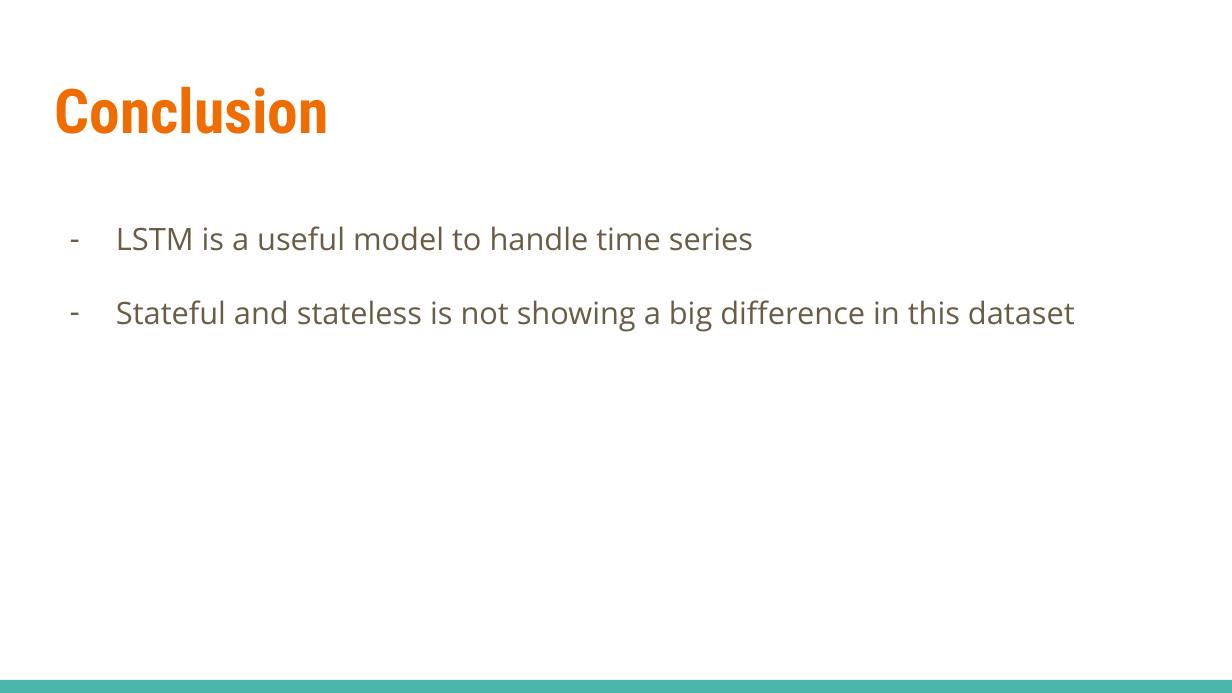
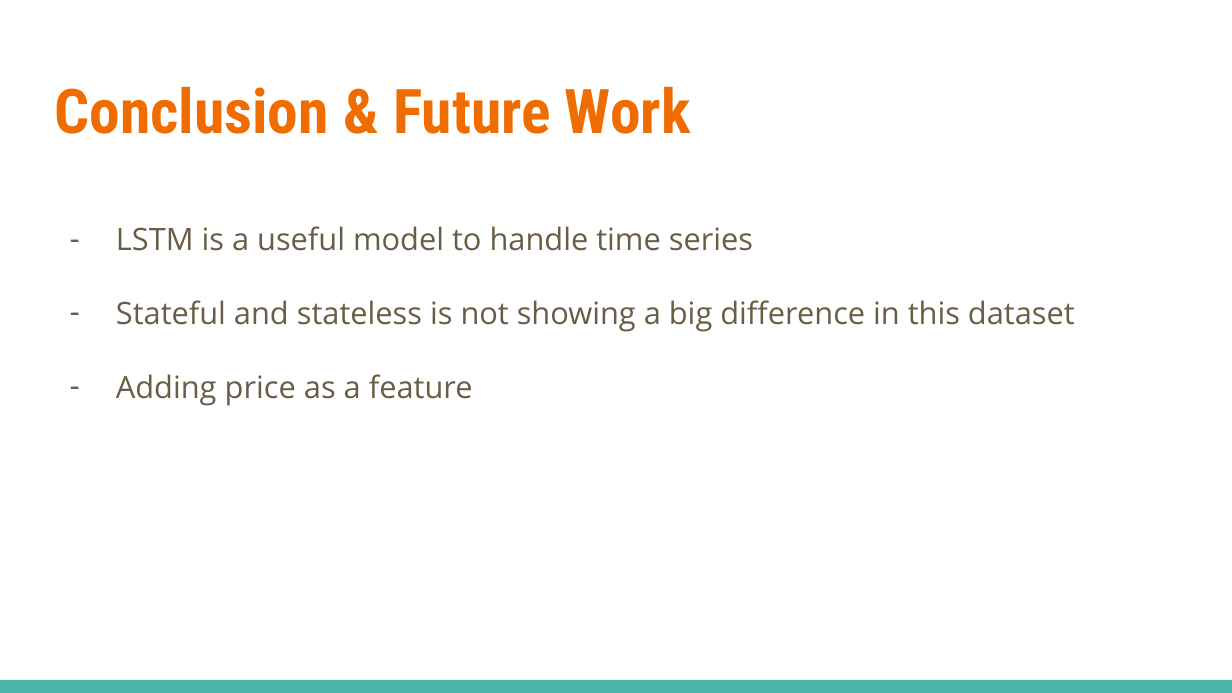
Before and after one commit to yijiaceline/Predict-Future-Sales, a slide deck: slide 11 of presentation.pptx. Drawn at 1232x693 pixels with LibreOffice and Linux fonts; fonts in the diff are those of the drawing. Boxes give left, top, right and bottom in pixels: in the first picture for what was removed or moved away, otherwise in the second. Text is boxed around its words. In the diff, an @@ line names an element or a change of style, - is before the commit and + after.

```diff
--- a/presentation.pptx
+++ b/presentation.pptx
@@ title at (54, 86, 691, 134): text changed @@
-Conclusion
+Conclusion & Future Work
@@ text at (116, 374, 473, 406): paragraph added @@
+– Adding price as a feature
```
Also in this commit, not shown: 4 other slides changed.
